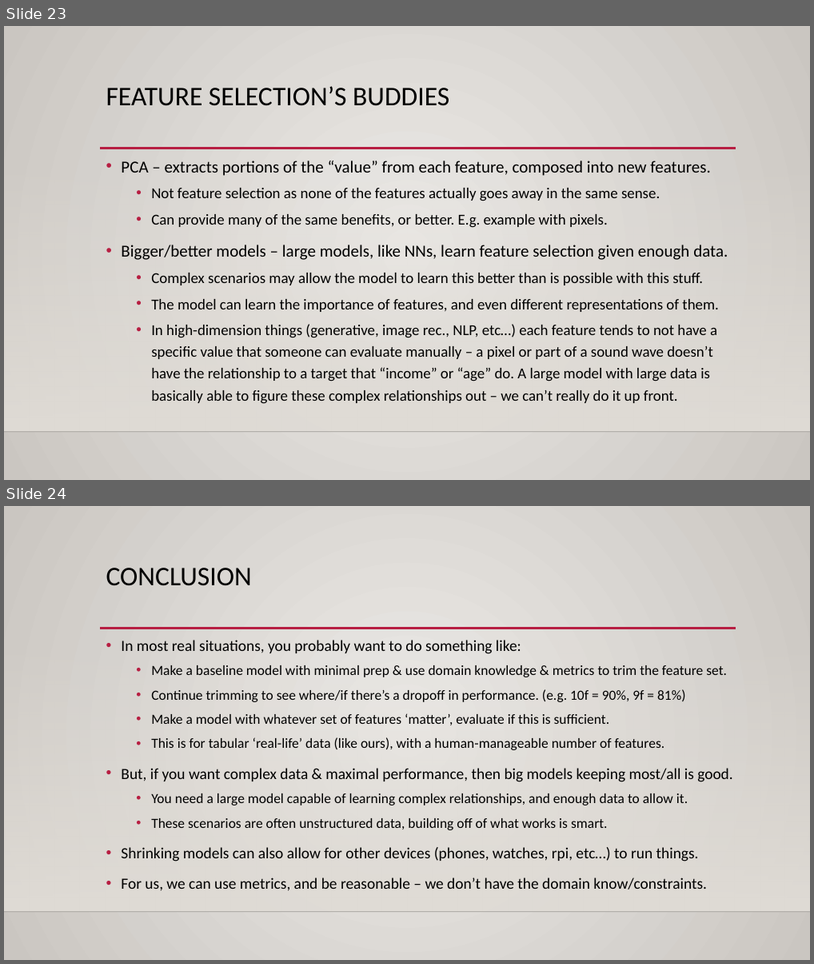
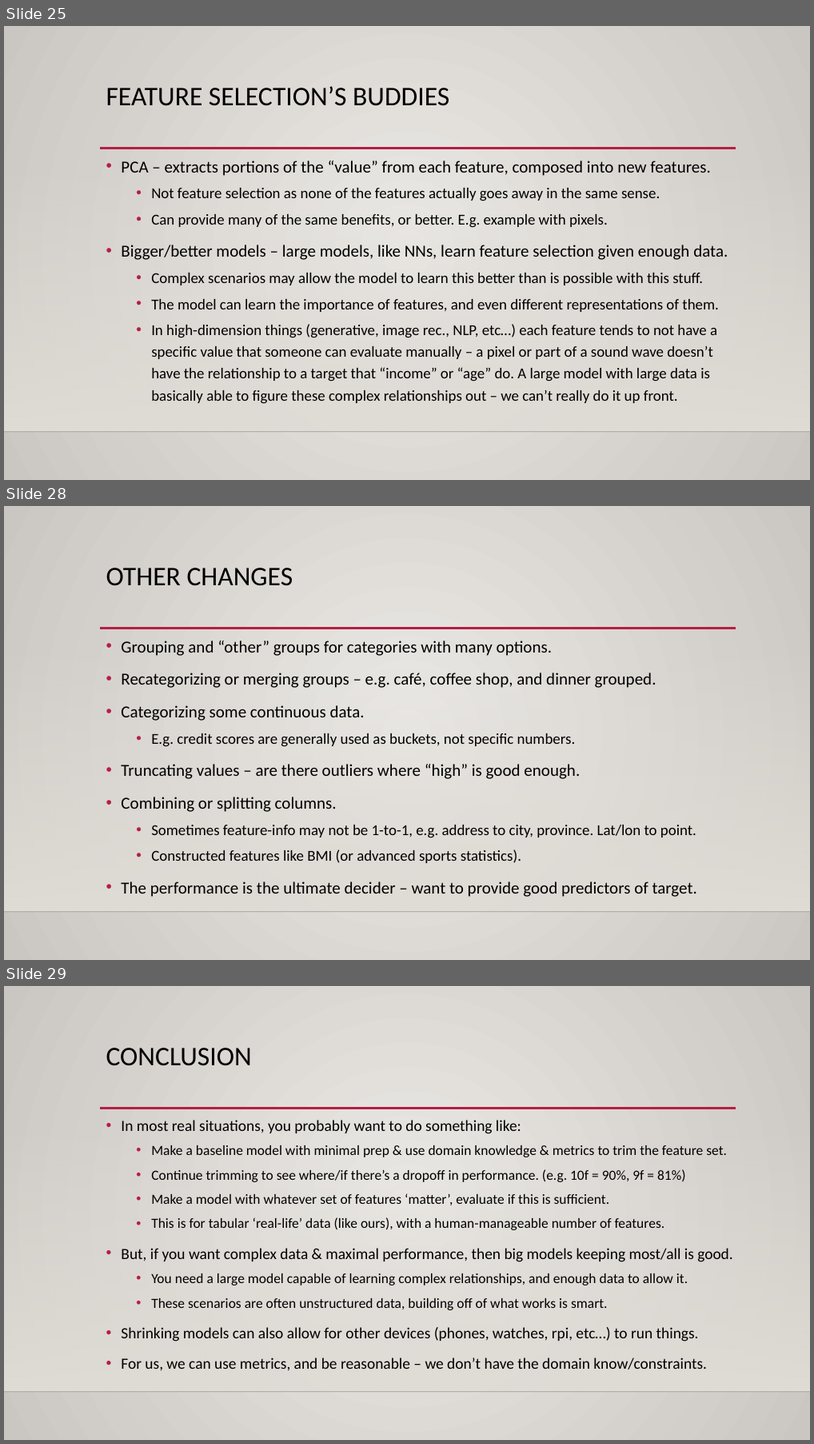
Before and after one commit to AkeemSemperDataScience/Intro_to_Machine_Learning_Students, a slide deck: reference_content/Slides/009_Feature_Selection.pptx. Shown one above the other, each under a label of ours: slides 23 and 24 before the commit, slides 25, 28 and 29 after it; the slides between them are not shown. The pictures are 814x964 and 814x1444 pixels, drawn with LibreOffice and Linux fonts; fonts in the diff are those of the drawing; background and template pictures are left out. Boxes give left, top, right and bottom in pixels: in the first picture for what was removed or moved away, otherwise in the second. Text is boxed around its words. In the diff, an @@ line names an element or a change of style, - is before the commit and + after.

```diff
--- a/reference_content/Slides/009_Feature_Selection.pptx
+++ b/reference_content/Slides/009_Feature_Selection.pptx
@@ slide 28 added at (4,506,810,960), background gradient #ECEAE7 to #CAC7C1; not listed: 3 template elements that a slide beside it also shows @@
@@ title added at (106,568,294,586), 32 pt, text #000000 @@
+OTHER CHANGES
@@ text added at (121,640,698,896), 20 pt, text #000000 @@
+• Grouping and “other” groups for categories with many options.
+• Recategorizing or merging groups – e.g. café, coffee shop, and dinner grouped.
+• Categorizing some continuous data.
+  • E.g. credit scores are generally used as buckets, not specific numbers.
+• Truncating values – are there outliers where “high” is good enough.
+• Combining or splitting columns.
+  • Sometimes feature-info may not be 1-to-1, e.g. address to city, province. Lat/lon to point.
+  • Constructed features like BMI (or advanced sports statistics).
+• The performance is the ultimate decider – want to provide good predictors of target.
@@ what was slide 23 is now slide 25 @@
@@ what was slide 24 is now slide 29 @@
```
Also in this commit, not shown: 2 slides changed, 4 other slides added, 4 other files.
